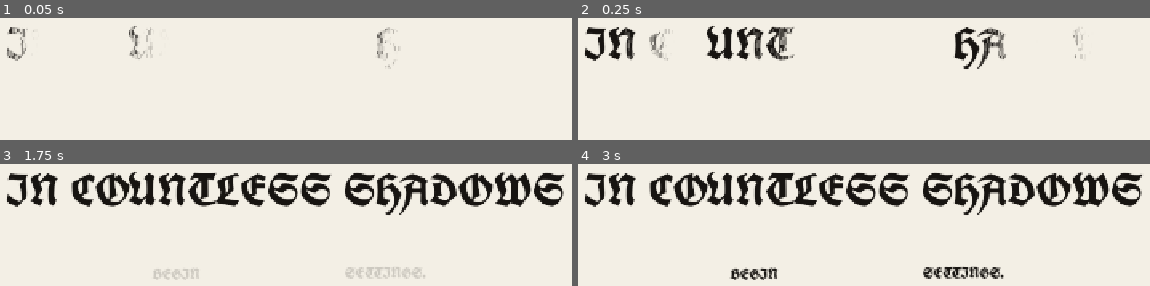
Above: before the commit, frames 1-4 (two rows, left to right).
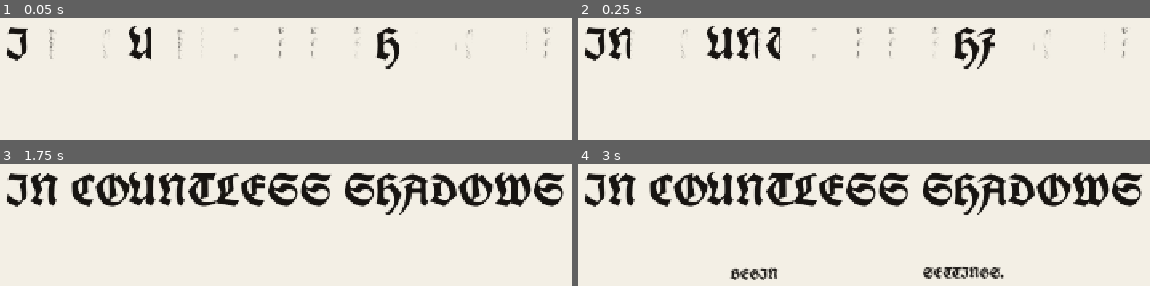
Above: after the commit, the same moments.

Repository: hlywa/in-countless-shadows
Game: Godot game, scene res://main.tscn
Same seed, same stepped clock (60 frames per second), same inputs: the game is played once before the commit and once after it.
Inputs (mouse positions are in pixels of both pictures, inside the frame that each line leads up to):
- Up to frame 1 (0.05 s): no input
- Up to frame 2 (0.25 s): no input
- Up to frame 3 (1.75 s): move the mouse to (outside the picture) at 0.52 s; click (outside the picture) at 0.67 s; drag from (114, 207) to (234, 276) at 1.27 s
- Up to frame 4 (3 s): move the mouse to (outside the picture) at 2.02 s; click (outside the picture) at 2.17 s; drag from (812, 276) to (outside the picture) at 2.77 s

The runs differ from the first frame. In frame 1, 2.4% of the frame differs, in the area x 1-97%, y 6-42%; in frame 2, 2.4%; in frame 3, 0.8%; in frame 4, less than 0.1%.

Commit message:
Give Gothic title per-letter directional ink strokes instead of horizontal wipe

Diff:
--- a/scripts/title_screen.gd
+++ b/scripts/title_screen.gd
@@ -1,6 +1,6 @@
 extends Control
 ## The original UnifrakturCook Label stays intact; an ink mask reveals its glyphs.
-const REVEAL_DURATION := 2.3
+const REVEAL_DURATION := 3.1
 var title_label: Label
 var begin_label: Label
 var settings_label: Label
@@ -20,24 +20,43 @@
 shader_type canvas_item;
 render_mode unshaded;
 uniform float progress : hint_range(0.0, 1.0) = 0.0;
+uniform float glyph_count = 21.0;
 float hash21(vec2 p) {
-	return fract(sin(dot(p, vec2(127.1, 311.7))) * 43758.5453);
+	return fract(sin(dot(p, vec2(127.1,311.7))) * 43758.5453);
 }
 void fragment() {
 	vec4 glyph = texture(TEXTURE, UV) * COLOR;
-	// The front advances across the line with fine irregularities like
-	// ink catching in the paper. This is a glyph reveal, not handwriting
-	// stroke-order reconstruction.
-	float grain = hash21(floor(UV * vec2(720.0, 130.0))) - 0.5;
-	float flow = UV.x * 0.93 + UV.y * 0.07 + grain * 0.045;
-	float reveal = 1.0 - smoothstep(progress - 0.045, progress + 0.035, flow);
-	COLOR = vec4(glyph.rgb, glyph.a * reveal);
+	// Each approximate glyph cell receives its own pen gesture instead
+	// of exposing the entire line behind one left-to-right wipe.
+	float cell = floor(UV.x * glyph_count);
+	float local_x = fract(UV.x * glyph_count);
+	float local_y = UV.y;
+	float phase = clamp(progress * glyph_count - cell, 0.0, 1.0);
+	float stroke_a = 0.0;
+	float stroke_b = 0.0;
+	float stroke_c = 0.0;
+	// Downstroke, return diagonal, and finishing stroke. These are
+	// editorial writing gestures, not authentic font stroke outlines.
+	float a = clamp(phase * 2.8,0.0,1.0);
+	float b = clamp((phase-0.34)*3.1,0.0,1.0);
+	float c = clamp((phase-0.67)*3.3,0.0,1.0);
+	float direction = mod(cell,2.0);
+	float down = mix(local_y,1.0-local_y,direction);
+	float grain = (hash21(floor(UV*vec2(880.0,260.0)))-0.5)*0.055;
+	stroke_a = 1.0-smoothstep(a-0.10,a+0.07,down*0.72+local_x*0.28+grain);
+	stroke_b = 1.0-smoothstep(b-0.10,b+0.08,(1.0-local_x)*0.68+(1.0-down)*0.32+grain);
+	stroke_c = 1.0-smoothstep(c-0.12,c+0.06,local_x*0.75+down*0.25+grain);
+	float revealed = max(stroke_a,max(stroke_b,stroke_c));
+	// The whole glyph is fully opaque once its writing interval ends.
+	revealed = max(revealed,step(0.999,phase));
+	COLOR = vec4(glyph.rgb,glyph.a*revealed);
 }
 """
 	ink_material = ShaderMaterial.new()
 	ink_material.shader = ink_shader
 	title_label.material = ink_material
 	ink_material.set_shader_parameter("progress",0.0)
+	ink_material.set_shader_parameter("glyph_count",float(maxi(1,title_label.text.length())))
 	begin_label.modulate.a = 0.0
 	settings_label.modulate.a = 0.0
 	begin_label.mouse_filter = Control.MOUSE_FILTER_STOP
@@ -47,9 +66,9 @@
 func _process(delta: float) -> void:
 	elapsed += delta
 	var t := clampf(elapsed / REVEAL_DURATION,0.0,1.0)
-	# The ink first touches the left edge, then advances to the right.
-	ink_material.set_shader_parameter("progress",t * 1.12)
-	var buttons := smoothstep(1.55,2.3,elapsed)
+	# Each letter receives several directional reveals, followed by an ink-settling finish.
+	ink_material.set_shader_parameter("progress",t)
+	var buttons := smoothstep(2.2,3.1,elapsed)
 	begin_label.modulate.a = buttons
 	settings_label.modulate.a = buttons
 	if elapsed >= REVEAL_DURATION:
